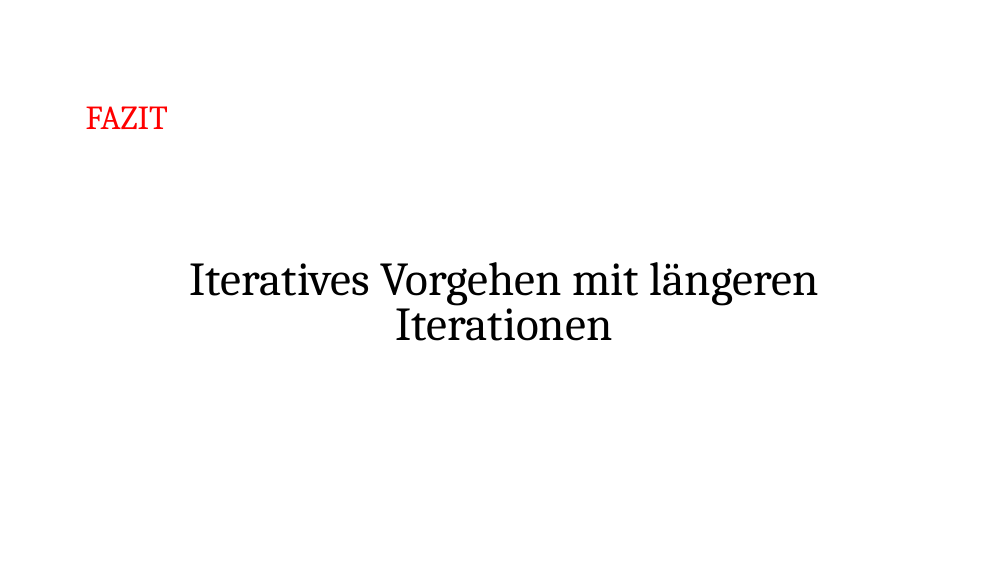
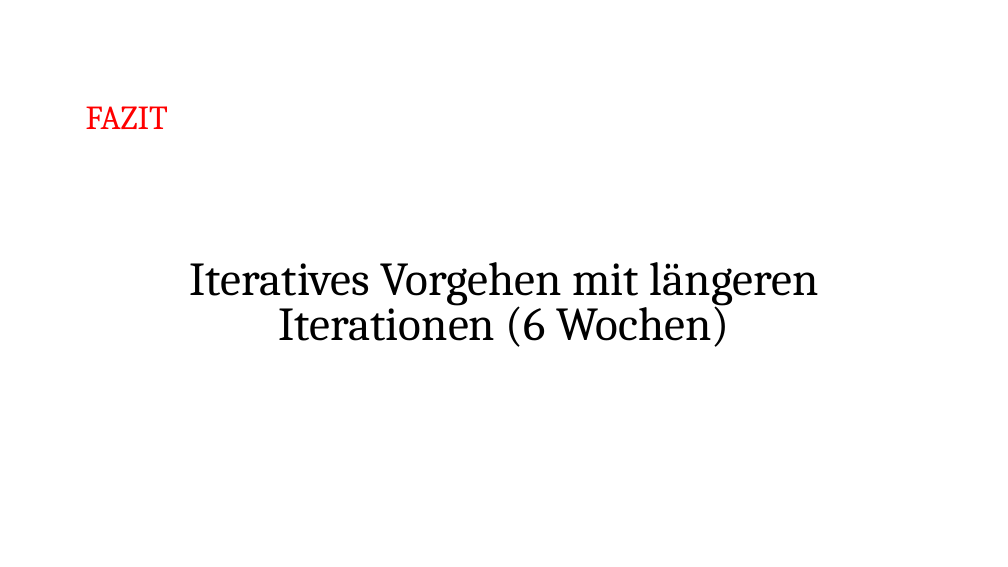
Before and after one commit to shylux/ch.bfh.bti7081.s2015.rot, a slide deck: slide 4 of doc/task02/Task 2.pptx (slide 5 before the commit). Drawn at 1008x567 pixels with LibreOffice and Linux fonts; fonts in the diff are those of the drawing. Boxes give left, top, right and bottom in pixels: in the first picture for what was removed or moved away, otherwise in the second. Text is boxed around its words. In the diff, an @@ line names an element or a change of style, - is before the commit and + after.

```diff
--- a/doc/task02/Task 2.pptx
+++ b/doc/task02/Task 2.pptx
@@ text at [190, 262, 819, 347]: text changed @@
-Iteratives Vorgehen mit längeren Iterationen
+Iteratives Vorgehen mit längeren Iterationen (6 Wochen)
```
Also in this commit, not shown: 4 other slides changed, 1 slide added, 2 slides removed.
